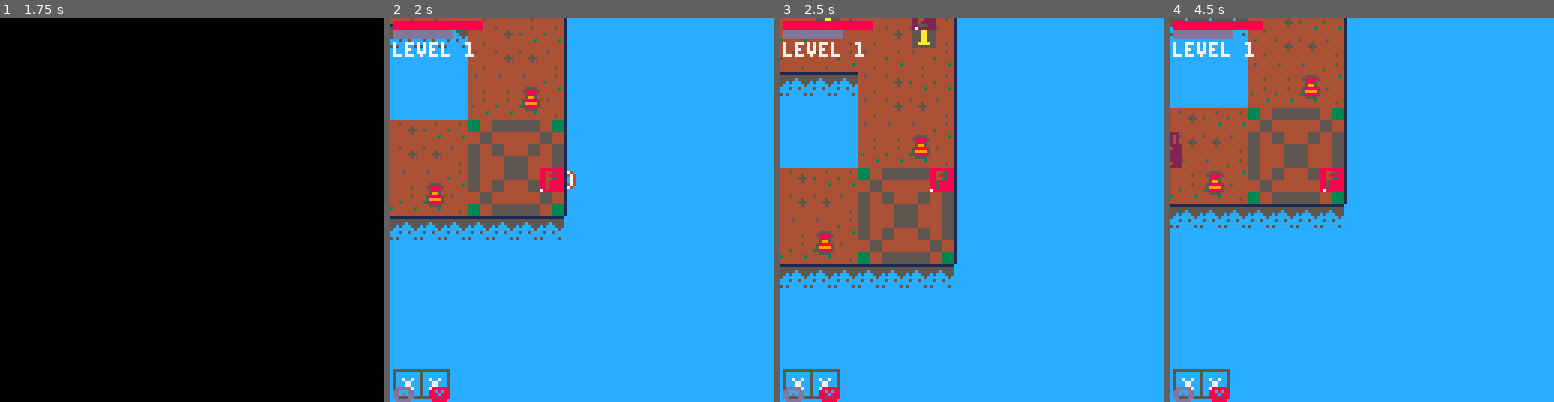
Above: before the commit, frames 1-4 (left to right).
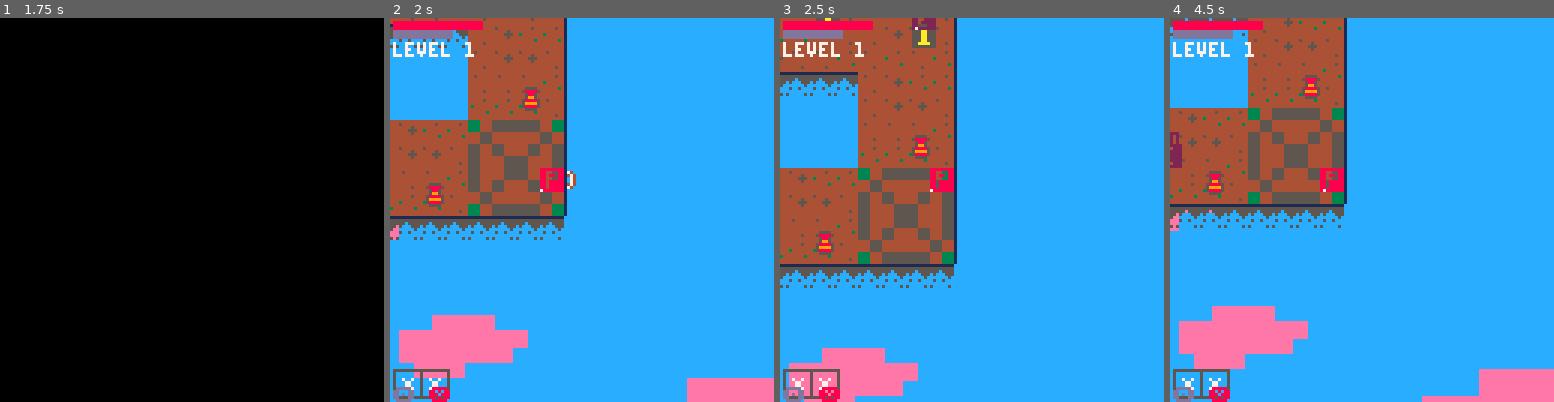
Above: after the commit, the same moments.

Repository: FrederikHR/GDB
Game: PICO-8 cartridge NewGame/main.p8
The game is run twice, just before and just after one commit, with the same random seed, the same clock (stepped at 60 frames per second) and the same inputs.
Inputs:
- Up to frame 1 (1.75 s): tap X (X key) at 0.33, 1.07 s; tap O (Z key) at 0.7, 1.7 s; hold Right from 1.6 s (still down)
- Up to frame 2 (2 s): keep holding Right; tap X (X key) at 1.85 s
- Up to frame 3 (2.5 s): release Right at 2.1 s; tap O (Z key) at 2.1 s; hold Up 2.15-2.42 s; hold Right from 2.47 s (still down)
- Up to frame 4 (4.5 s): tap O (Z key) every 0.4 s from 2.5 to 4.1 s; tap X (X key) at 2.97, 4.08 s; release Right at 3.03 s; hold Left 3.08-3.58 s; hold Down 3.63-3.97 s; hold Right from 4.02 s (still down)

Frame 1 is identical in both runs. In frame 2, 5.3% of the frame differs, in the area x 0-100%, y 53-100%; in frame 3, 3.1%; in frame 4, 5.9%, in the area x 0-100%, y 50-100%.

Commit message:
scrolling cloud backgrounds in levels

Diff:
--- a/NewGame/scripts/scenes/game.lua
+++ b/NewGame/scripts/scenes/game.lua
@@ -25,17 +25,13 @@
     if not game_state.dead then
         cls(12)
         --sspr(level_1_sx,level_1_sy,8,8,0,0,154,154)
-        print("how to play", 50,60,2)
-        print("1. press x to attack", 30,70,2)
-        print("2. survive!", 30,80,2)
-        camera(cx,cy)
-        --map(0,0)
-        --mset(0,0,32)
-        --if not map_drawn then
+        --print("how to play", 50,60,2)
+        --print("1. press x to attack", 30,70,2)
+        --print("2. survive!", 30,80,2)
+        local dcx, dcy = camera(cx,cy)
+
+        draw_background(flr(cx)-dcx, flr(cy)-dcy)
         draw_level()
-        --    map_drawn=true
-        --end
-        --map(0,0)
         draw_items_on_map()
         draw_player()
         for _,e in pairs(game_state.enemies) do
@@ -58,7 +54,7 @@
 function game_update()
     if not game_state.dead then
         update_player()
-        scroll_camera(p,true)
+        scroll_camera(p)
         for _,e in pairs(game_state.enemies) do
             update_enemy(e)
             kill_enemy(e)
@@ -121,7 +117,31 @@
     p.x=maze[maze_size*2][maze_size*2].x*maze[1][1].scale+maze[1][1].ox+maze[1][1].scale\2
     p.y=maze[maze_size*2][maze_size*2].y*maze[1][1].scale+maze[1][1].oy+maze[1][1].scale\2
 
+    init_background()
+
     enemies_for_map(l)
     items_for_map()
     game_state.level += 1
 end
+
+function init_background()
+    background_clouds = {}
+    for i=0,30,1 do
+        local c = {}
+        c.f = rnd(4) + 1.2
+        c.w = 15 * c.f
+        c.h = 15 * c.f
+        c.x = -320 + rnd(566)
+        c.y = -320 + rnd(566)
+        background_clouds[#background_clouds+1] = c
+    end
+end
+
+function draw_background(dx, dy)
+    for _,c in pairs(background_clouds) do
+        c.x += dx/c.f
+        c.y += dy/c.f
+        if (c.f > 4.4) c.x += c.f*0.01
+        sspr(cloud_x,cloud_y, 8,8,c.x,c.y,c.w,c.h)
+    end
+end
--- a/NewGame/scripts/utils/camera.lua
+++ b/NewGame/scripts/utils/camera.lua
@@ -1,4 +1,4 @@
-function scroll_camera(pa,s)
+function scroll_camera(pa)
 	cx=pa.x-50+pa.sz/2
 	cy=pa.y-50+pa.sz/2
 end
